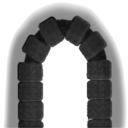
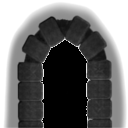
Revision of a layered 128px x 128px image; what changed, layer by layer:
painted on "Capa pegada" over <box>41,40,88,128</box>
